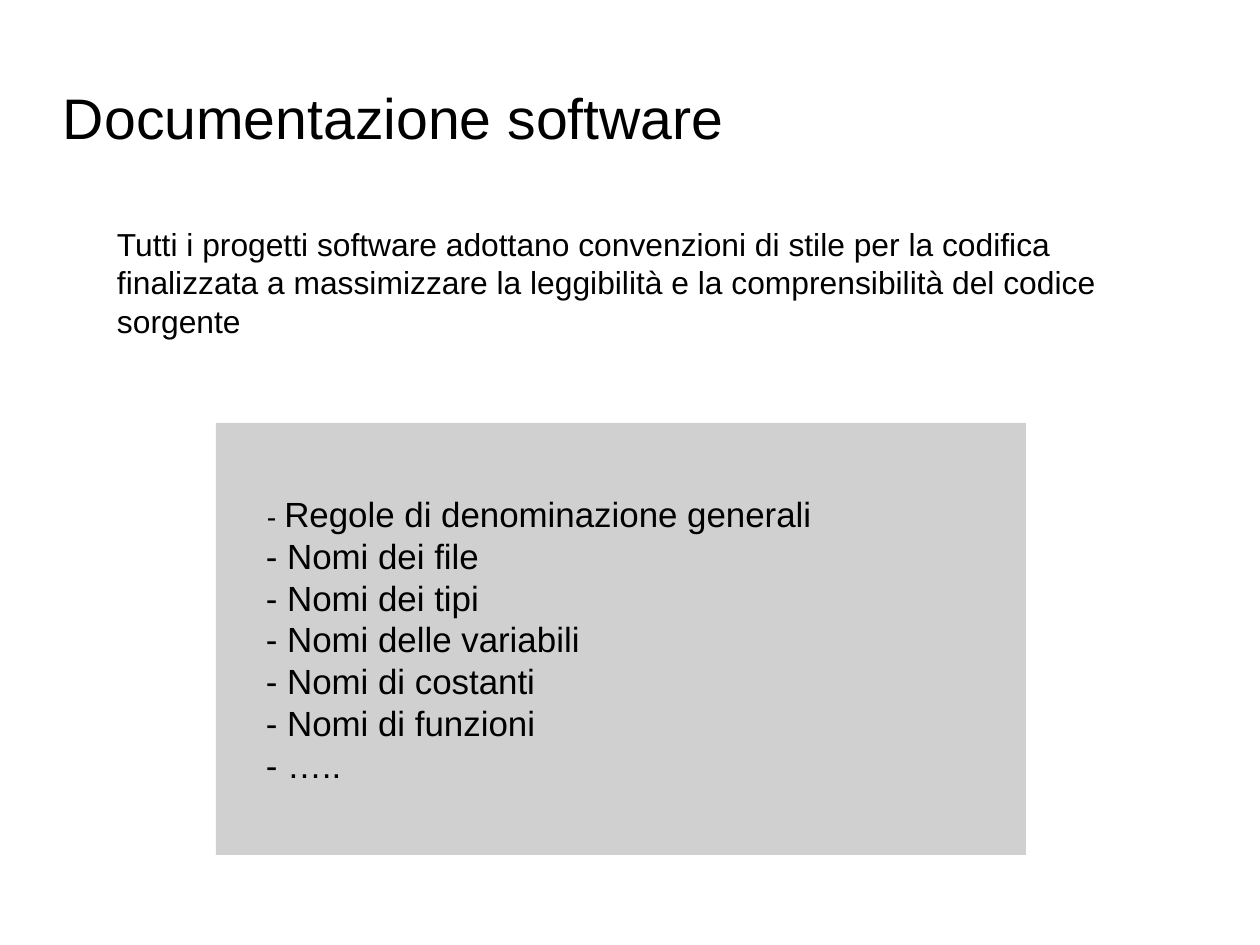
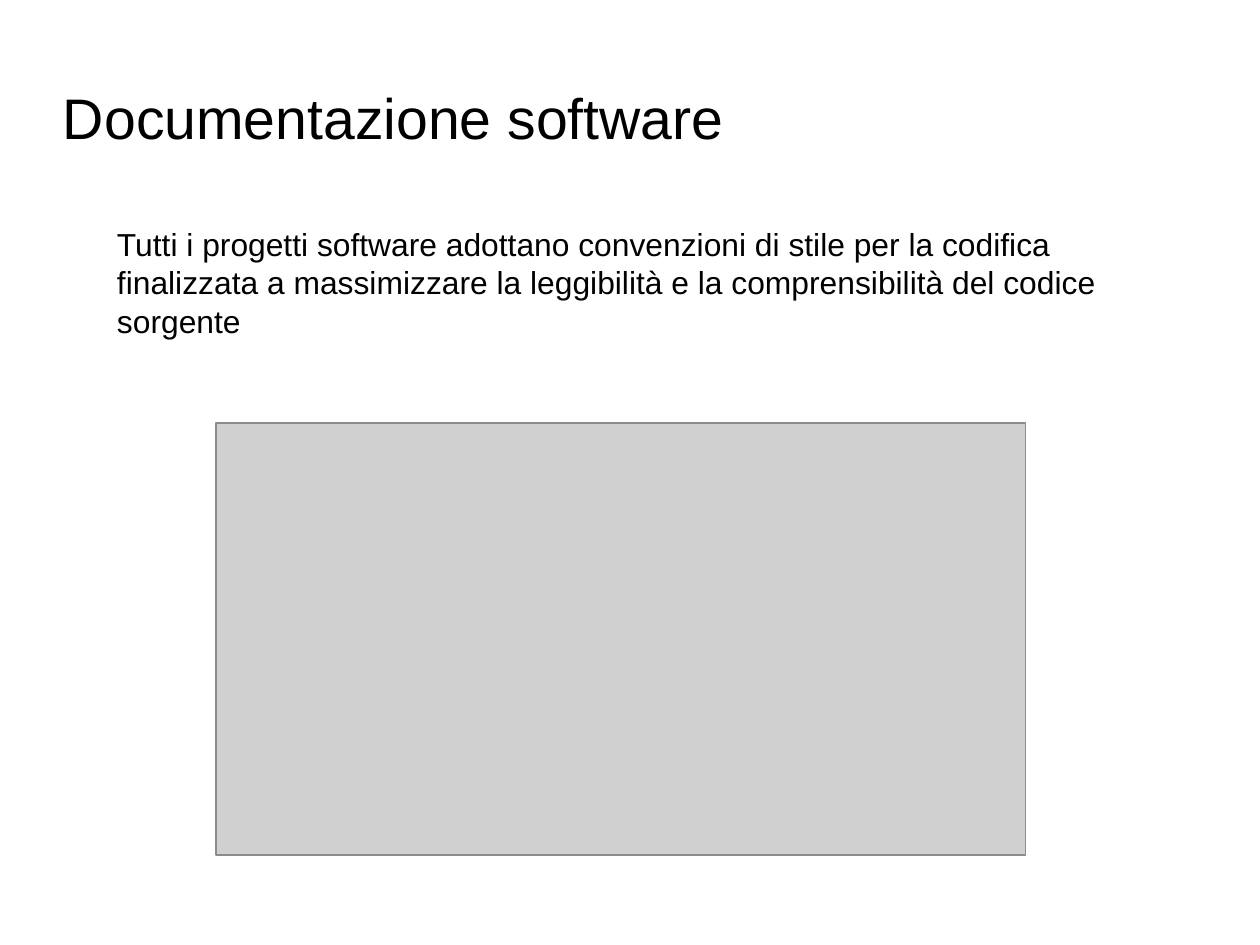
Before and after one commit to doceo/Eliot, a slide deck: slide 7 of Presentazione_Eliot 1.0.odp. Drawn at 1260x945 pixels with LibreOffice and Linux fonts; fonts in the diff are those of the drawing; grey boxes stand for pictures; background and template pictures are left out. Boxes give left, top, right and bottom in pixels: in the first picture for what was removed or moved away, otherwise in the second. Text is boxed around its words. In the diff, an @@ line names an element or a change of style, - is before the commit and + after.

```diff
--- a/Presentazione_Eliot 1.0.odp
+++ b/Presentazione_Eliot 1.0.odp
@@ text in picture at [284,501,811,737]: text removed @@
-- Regole di denominazione generali
-- Nomi dei file
-- Nomi dei tipi
-- Nomi delle variabili
-- Nomi di costanti
-- Nomi di funzioni
-- …..
```
Also in this commit, not shown: 6 other slides changed, 1 slide added, 1 slide removed, 2 other files.
